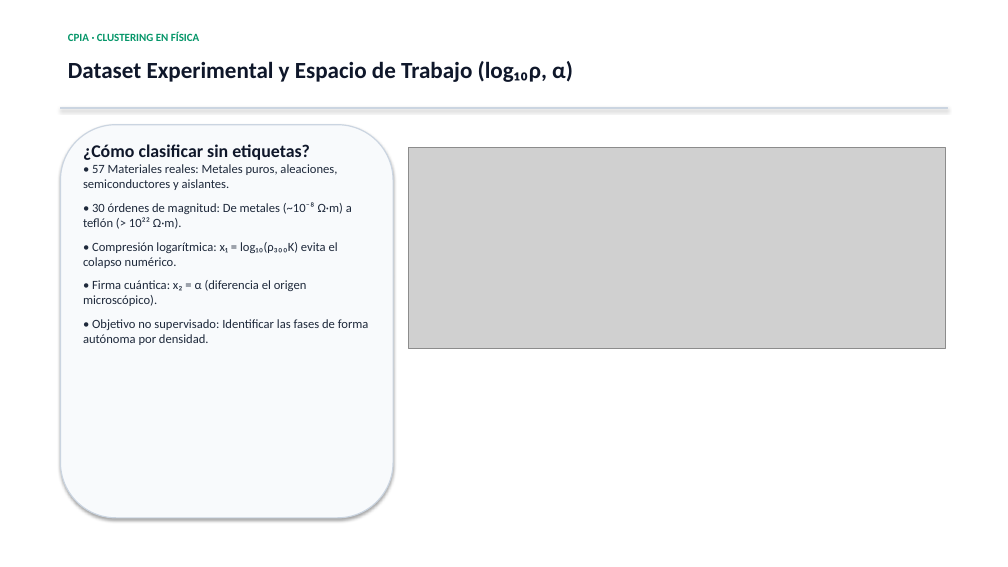
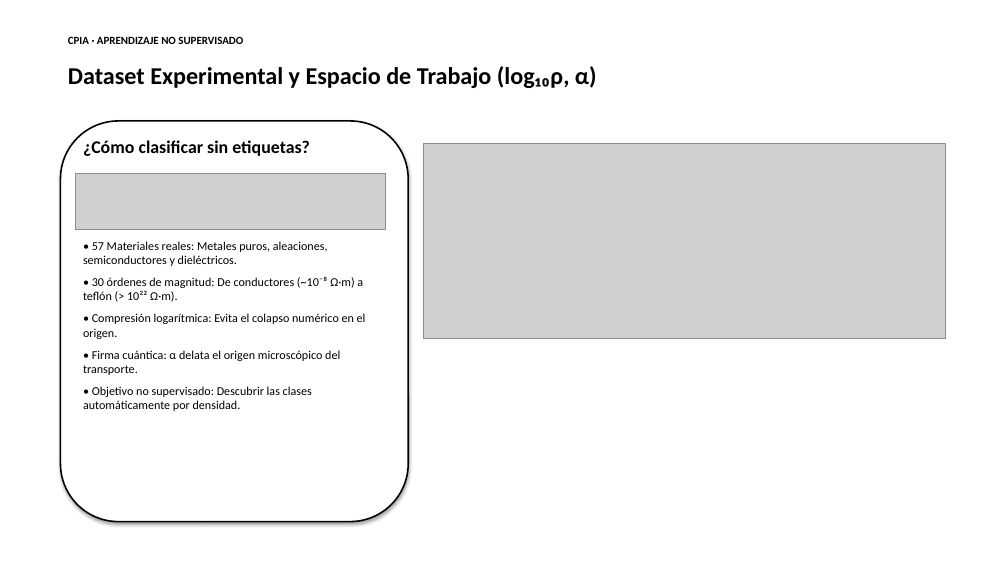
Before and after one commit to ArnauMontull/CPIA-Expo, a slide deck: slide 3 of presentacion/presentacion_materiales_uriel.pptx. Drawn at 1008x567 pixels with LibreOffice and Linux fonts; fonts in the diff are those of the drawing; grey boxes stand for pictures. Boxes give left, top, right and bottom in pixels: in the first picture for what was removed or moved away, otherwise in the second. Text is boxed around its words. In the diff, an @@ line names an element or a change of style, - is before the commit and + after.

Commit message:
style(presentacion): bordes negros, texto unificado en negro, sin rayas y formulas en LaTeX

```diff
--- a/presentacion/presentacion_materiales_uriel.pptx
+++ b/presentacion/presentacion_materiales_uriel.pptx
@@ text "Dataset Experimental y Espacio de ..." at [68, 66, 597, 88]: size 22 to 23 pt, text colour #0F172A to #000000 @@
@@ text at [68, 36, 243, 44]: text changed; text colour #059669 to #000000 @@
-CPIA · CLUSTERING EN FÍSICA
+CPIA · APRENDIZAJE NO SUPERVISADO
@@ rectangle removed at [60, 107, 948, 109] @@
@@ rounded rectangle: place and size @@
-rounded rectangle at [60, 125, 393, 518]
+rounded rectangle at [60, 121, 408, 522]
@@ rounded rectangle at [60, 121, 408, 522]: fill #F8FAFC to #FFFFFF; outline #CBD5E1 1.1 pt to #000000 1.5 pt @@
@@ text added at [83, 140, 310, 156], 17 pt, text #000000, bold @@
+¿Cómo clasificar sin etiquetas?
@@ picture: place and size @@
-picture at [408, 147, 945, 348]
+picture at [423, 144, 945, 339]
@@ picture added at [76, 174, 386, 229] @@
@@ text at [83, 241, 366, 411]: text changed; size 12 to 11.5 pt; text colour #1E293B to #000000 @@
-¿Cómo clasificar sin etiquetas?
-• 57 Materiales reales: Metales puros, aleaciones, semiconductores y aislantes.
-• 30 órdenes de magnitud: De metales (~10⁻⁸ Ω·m) a teflón (> 10²² Ω·m).
-• Compresión logarítmica: x₁ = log₁₀(ρ₃₀₀K) evita el colapso numérico.
-• Firma cuántica: x₂ = α (diferencia el origen microscópico).
-• Objetivo no supervisado: Identificar las fases de forma autónoma por densidad.
+• 57 Materiales reales: Metales puros, aleaciones, semiconductores y dieléctricos.
+• 30 órdenes de magnitud: De conductores (~10⁻⁸ Ω·m) a teflón (> 10²² Ω·m).
+• Compresión logarítmica: Evita el colapso numérico en el origen.
+• Firma cuántica: α delata el origen microscópico del transporte.
+• Objetivo no supervisado: Descubrir las clases automáticamente por densidad.
```
Also in this commit, not shown: 7 other slides changed, 10 other files.
